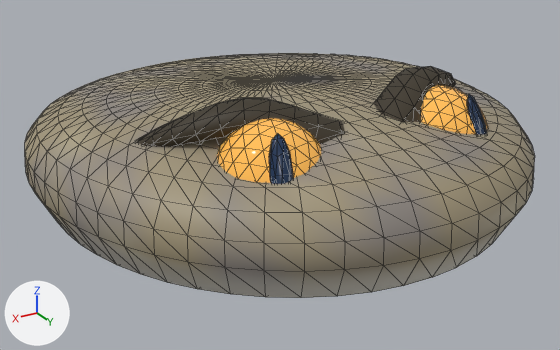
Two versions of the glTF model assets/export/creature_ambush_body.glb, one commit apart.
Camera for both pictures: a camera (50 mm lens) standing at (0.716, 1.216, 0.538) and looking at (0.01, 0.038, -0.05). Every picture has the same lights, and +X, +Y and +Z are marked at lower left. The older version comes first. Mesh edges are drawn as thin lines. Where no turn or scale is listed for an object, it has been applied to the vertices. Vertices at exactly the same position are counted once.

Before the edit, the objects in view are built like this:
```python
mat_m_ambushbody = bpy.data.materials.new('M_AmbushBody')
mat_m_ambushbody.use_nodes = True; mat_m_ambushbody.node_tree.nodes.clear()
_N = mat_m_ambushbody.node_tree.nodes; _L = mat_m_ambushbody.node_tree.links
n0 = _N.new('ShaderNodeBsdfPrincipled'); n0.name = 'Principled BSDF'
n0.inputs[2].default_value = 0.55  # 'Roughness'
n1 = _N.new('ShaderNodeOutputMaterial'); n1.name = 'Material Output'
n2 = _N.new('ShaderNodeVertexColor'); n2.name = 'Color Attribute'
_L.new(n0.outputs[0], n1.inputs[0])  # 'BSDF' to 'Surface'
_L.new(n2.outputs[0], n0.inputs[0])  # 'Color' to 'Base Color'
me_body_mesh = bpy.data.meshes.new('Body_mesh')
me_body_mesh.from_pydata(...)  # 1010 vertices, 2016 faces; spans x -0.46..0.46, y -0.5..0.5, z -0.1..0.143
me_body_mesh.materials.append(mat_m_ambushbody)
me_brow_mesh = bpy.data.meshes.new('Brow_mesh')
me_brow_mesh.from_pydata(...)  # 227 vertices, 448 faces; spans x -0.345..0.345, y -0.155..0.124, z -0.059..0.061
me_brow_mesh.materials.append(mat_m_ambushbrow)  # brown #3b3324
me_eye_r_mesh = bpy.data.meshes.new('Eye_R_mesh')
me_eye_r_mesh.from_pydata(...)  # an icosphere of 320 faces spanning x -0.09..0.09, y -0.09..0.09, z -0.09..0.09
me_eye_r_mesh.materials.append(mat_m_ambusheye)  # orange #e3a64a, glowing brown #966d2e
ob_body = bpy.data.objects.new('Body', me_body_mesh)
ob_body.location = (0.0, 0.0, 0.0)
ob_brow = bpy.data.objects.new('Brow', me_brow_mesh)
ob_brow.location = (0.0, 0.215, 0.114)
ob_eye_r = bpy.data.objects.new('Eye_R', me_eye_r_mesh)
ob_eye_r.location = (0.165, 0.27, 0.068)
# also in view: 'Pupil_L' at (-0.191, 0.344, 0.102); 'Eye_L' at (-0.165, 0.27, 0.068); 'Pupil_R' at (0.191, 0.344, 0.102)
```
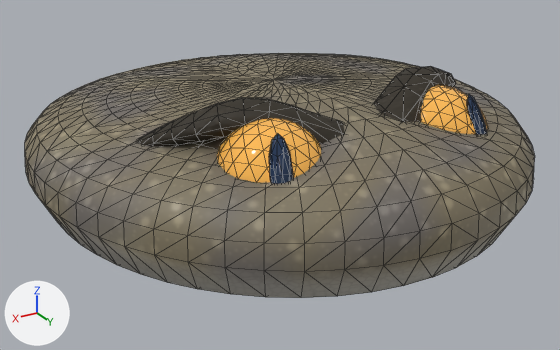
Location of each change, [x1, y1, x2, y2] in pixels of the pictures (560 x 350 px):
'Body', surface changed, reshaped
    both: [25, 53, 535, 298]
part 1 of me_body_mesh, reshaped
    before: [165, 65, 347, 98]
    after: [165, 64, 322, 97]
part 2 of me_body_mesh, surface changed
    both: [25, 60, 535, 298]
part 3 of me_brow_mesh, reshaped
    before: [268, 74, 434, 144]
    after: [268, 81, 434, 144]
part 4 of me_brow_mesh, reshaped (mostly hidden)
    both: [137, 129, 177, 146]
part 5 of me_brow_mesh, surface changed
    both: [142, 67, 455, 146]

Patch to the scene script:
```diff
--- a/assets/export/creature_ambush_body.glb.py
+++ b/assets/export/creature_ambush_body.glb.py
@@ img_t_ambushhunter_normal @@
+img_t_ambushhunter_normal = load_image('T_AmbushHunter_Normal', '_unpacked/T_AmbushHunter_Normal', 1024, 1024, 'Non-Color')
@@ img_t_ambushhunter_orm @@
+img_t_ambushhunter_orm = load_image('T_AmbushHunter_ORM', '_unpacked/T_AmbushHunter_ORM', 1024, 1024, 'Non-Color')
@@ img_t_ambushhunter_albedo @@
+img_t_ambushhunter_albedo = load_image('T_AmbushHunter_Albedo', '_unpacked/T_AmbushHunter_Albedo', 1024, 1024, 'sRGB')
@@ mat_m_ambushbody @@
 mat_m_ambushbody = bpy.data.materials.new('M_AmbushBody')
-# nodes: BsdfPrincipled, OutputMaterial, VertexColor
+# nodes: BsdfPrincipled, Mix, NormalMap, OutputMaterial, SeparateColor, TexImage x3, VertexColor
+# uses the picture img_t_ambushhunter_albedo
+# uses the picture img_t_ambushhunter_normal
+# uses the picture img_t_ambushhunter_orm
@@ me_body_mesh @@
 # used by ob_body; location = (0.0, 0.0, 0.0)
-me_body_mesh.from_pydata(...)  # 1010 vertices, 2016 faces; spans x -0.46..0.46, y -0.5..0.5, z -0.1..0.143
+me_body_mesh.from_pydata(...)  # 909 vertices, 1814 faces; spans x -0.46..0.46, y -0.5..0.5, z -0.1..0.143
+# me_body_mesh part 1: 79 vertices removed from x -0.071..0.099, y -0.169..0.056, z 0.106..0.134; 28 vertices added at x -0.061..0.083, y -0.141..0.048, z 0.11..0.134
+# me_body_mesh part 2: 786 kept faces spanning x -0.46..0.46, y -0.5..0.5, z -0.1..0.143 get new texture (UV) coordinates
+# other edits to the shape of me_body_mesh do not show in these pictures
 me_body_mesh.materials.append(mat_m_ambushbody)
@@ me_brow_mesh @@
 # used by ob_brow; location = (0.0, 0.215, 0.114)
-me_brow_mesh.from_pydata(...)  # 227 vertices, 448 faces; spans x -0.345..0.345, y -0.155..0.124, z -0.059..0.061
+me_brow_mesh.from_pydata(...)  # 158 vertices, 308 faces; spans x -0.345..0.345, y -0.155..0.124, z -0.059..0.061
+# me_brow_mesh part 3: 1 vertex moved from x -0.124, y 0.022, z -0.006 to x -0.122, y 0.025, z -0.007; 50 vertices removed from x -0.138..0.138, y -0.001..0.115, z -0.048..0.04; 17 vertices added at x -0.118..0.122, y 0.003..0.08, z -0.038..0.036
+# me_brow_mesh part 4: 1 vertex moved from x 0.246, y -0.072, z -0.005 to x 0.25, y -0.074, z -0.006; 30 vertices removed from x 0.243..0.34, y -0.144..-0.052, z -0.045..0.008; 12 vertices added at x 0.246..0.335, y -0.129..-0.057, z -0.037..0.007
+# me_brow_mesh part 5: 74 kept faces spanning x -0.307..0.322, y -0.088..0.05, z -0.018..0.061 get new texture (UV) coordinates
+# other edits to the shape of me_brow_mesh do not show in these pictures
 me_brow_mesh.materials.append(mat_m_ambushbrow)
```
